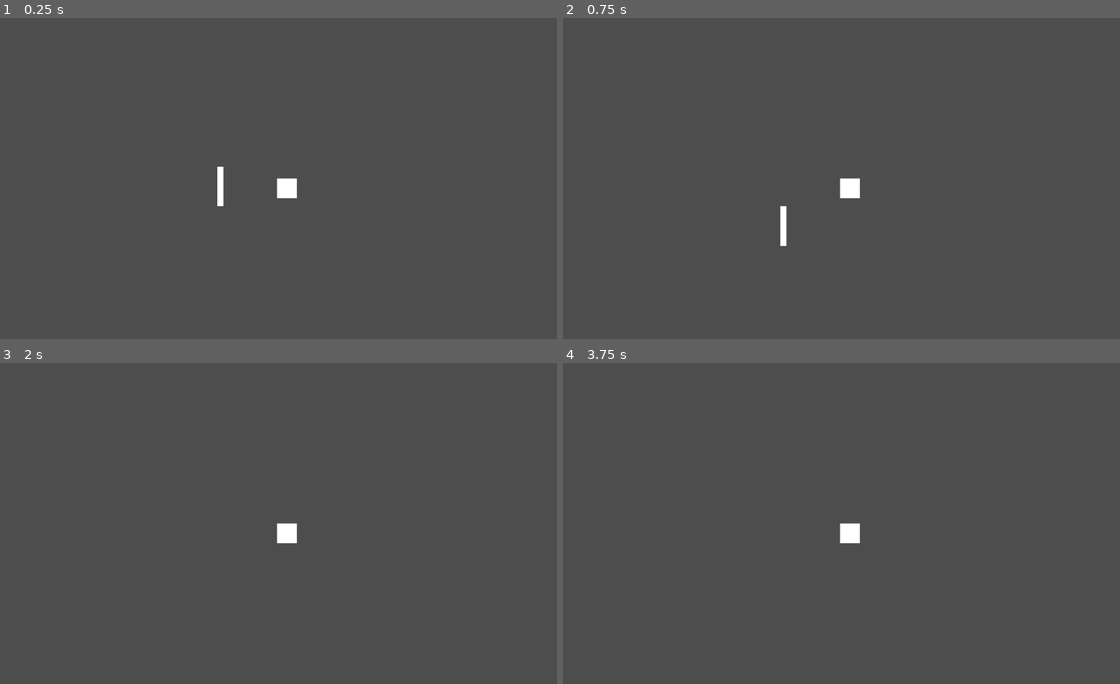
Above: before the commit, frames 1-4 (two rows, left to right).
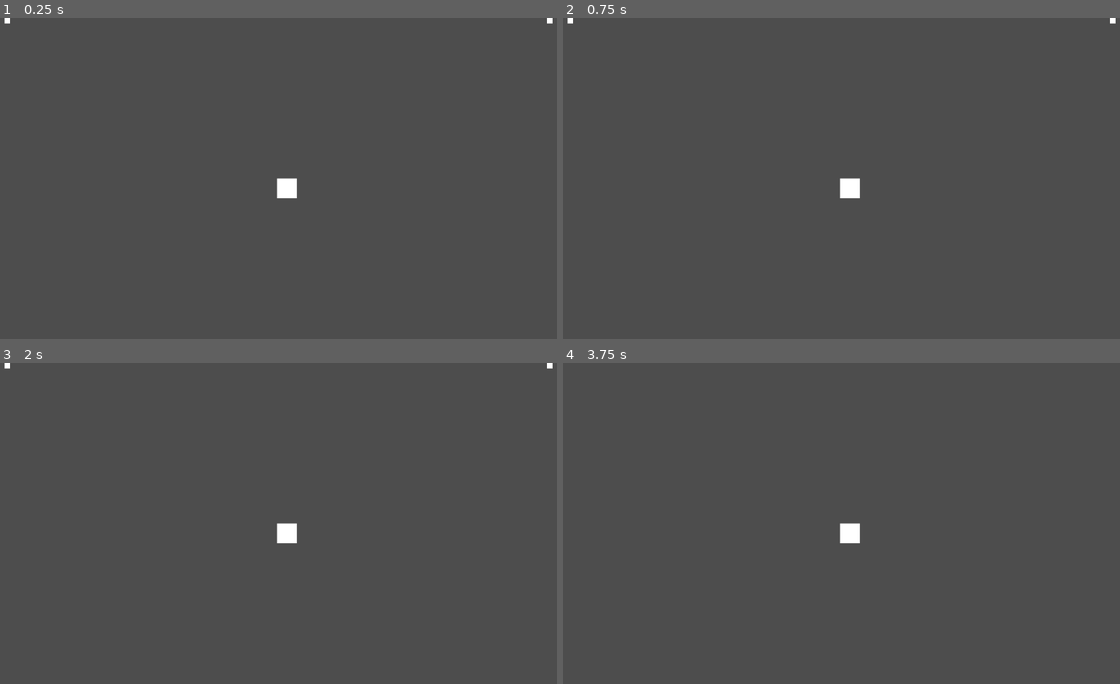
Above: after the commit, the same moments.

Repository: n4than0193-star/terra-pong-devlog
Game: Godot game, scene res://main.tscn
Two runs of this game, one before a commit and one after it. Both use one fixed random seed, a clock stepped at 60 frames per second and the inputs below.
Inputs (mouse positions are in pixels of both pictures, inside the frame that each line leads up to):
- Up to frame 1 (0.25 s): no input
- Up to frame 2 (0.75 s): tap Enter at 0.5 s; move the mouse to (964, 162) at 0.52 s; hold Right from 0.53 s (still down); hold Down (Down2, bound only after the commit) from 0.53 s (still down); click (964, 162) at 0.67 s
- Up to frame 3 (2 s): tap Up (Up2, bound only after the commit) at 0.8, 1.35 s; move the mouse to (161, 539) at 1.27 s; release Right at 1.28 s; release Down (Down2, bound only after the commit) at 1.28 s; hold S (Down) from 1.28 s (still down); tap Down (Down2, bound only after the commit) at 1.55 s
- Up to frame 4 (3.75 s): tap Space at 2, 3.5 s; move the mouse to (897, 452) at 2.02 s; release S (Down) at 2.03 s; hold Right 2.03-2.78 s; hold Down (Down2, bound only after the commit) 2.03-2.78 s; tap Up (Up2, bound only after the commit) at 2.3, 2.85 s; tap Enter at 2.75 s; move the mouse to (813, 587) at 2.77 s; hold W (Up) 2.78-3.53 s; click (813, 587) at 2.92 s; tap Down (Down2, bound only after the commit) at 3.05 s; move the mouse to (1014, 571) at 3.52 s; hold Left from 3.53 s (still down); hold Up (Up2, bound only after the commit) from 3.53 s (still down); tap Alt at 3.6 s

The runs differ from the first frame. In frame 1, 0.2% of the frame differs, in the area x 0-100%, y 0-59%; in frame 2, 0.2%, in the area x 0-100%, y 0-72%; in frame 3, less than 0.1%; in frame 4, nothing differs.

Commit message:
2 Paddles!
Got both paddles working (kinda). NOW, onto the ball!

Diff:
--- a/main.tscn
+++ b/main.tscn
@@ -1,16 +1,40 @@
-[gd_scene load_steps=2 format=3 uid="uid://dp44qlr35vtu"]
+[gd_scene load_steps=4 format=3 uid="uid://dp44qlr35vtu"]
 
-[ext_resource type="PackedScene" uid="uid://dfxs3r7kr8bvh" path="res://ponger.tscn" id="1_ig7tw"]
+[ext_resource type="PackedScene" uid="uid://dfxs3r7kr8bvh" path="res://ponger_1.tscn" id="1_ig7tw"]
+[ext_resource type="PackedScene" uid="uid://rl2g4jdn0pm0" path="res://ponger_2.tscn" id="2_0xm2m"]
+
+[sub_resource type="WorldBoundaryShape2D" id="WorldBoundaryShape2D_0xm2m"]
 
 [node name="Main" type="Node2D"]
 
-[node name="Ponger" parent="." instance=ExtResource("1_ig7tw")]
-position = Vector2(1, -5)
+[node name="Boundaries" type="Node2D" parent="."]
+position = Vector2(529, 290)
+
+[node name="Bottom_Boundary" type="StaticBody2D" parent="Boundaries"]
+collision_layer = 4
+collision_mask = 3
+
+[node name="CollisionShape2D" type="CollisionShape2D" parent="Boundaries/Bottom_Boundary"]
+shape = SubResource("WorldBoundaryShape2D_0xm2m")
+
+[node name="Upper_Boundary2" type="StaticBody2D" parent="Boundaries"]
+position = Vector2(0, -622)
+collision_layer = 4
+collision_mask = 3
+
+[node name="CollisionShape2D" type="CollisionShape2D" parent="Boundaries/Upper_Boundary2"]
+shape = SubResource("WorldBoundaryShape2D_0xm2m")
+
+[node name="Ponger1" parent="." instance=ExtResource("1_ig7tw")]
+position = Vector2(3, -7)
 
 [node name="ColorRect" type="ColorRect" parent="."]
-offset_left = 115.0
-offset_top = -22.0
-offset_right = 155.0
-offset_bottom = 18.0
+offset_left = 545.0
+offset_top = -21.0
+offset_right = 585.0
+offset_bottom = 19.0
 
 [node name="Camera2D" type="Camera2D" parent="ColorRect"]
+
+[node name="Ponger_2" parent="." instance=ExtResource("2_0xm2m")]
+position = Vector2(1094, -17)
--- a/ponger.gd
+++ b/ponger_1.gd
@@ -7,10 +7,8 @@
 
 	if Input.is_action_pressed("Up"):
 		velocity.y = -speed
-		print("GOINGUP")
 
 	if Input.is_action_pressed("Down"):
 		velocity.y = speed
-		print("GOINGDOWNW")
 
 	move_and_slide()
--- a/ponger.tscn
+++ b/ponger_1.tscn
@@ -1,21 +1,24 @@
 [gd_scene load_steps=3 format=3 uid="uid://dfxs3r7kr8bvh"]
 
-[ext_resource type="Script" uid="uid://dkfvvr1auvyic" path="res://ponger.gd" id="1_sufm3"]
+[ext_resource type="Script" uid="uid://dkfvvr1auvyic" path="res://ponger_1.gd" id="1_sufm3"]
 
 [sub_resource type="CapsuleShape2D" id="CapsuleShape2D_18knt"]
 radius = 7.0
-height = 88.0
+height = 176.0
 
-[node name="Ponger" type="Node2D"]
+[node name="Ponger_1" type="Node2D"]
 
 [node name="CharacterBody2D" type="CharacterBody2D" parent="."]
+collision_mask = 6
 script = ExtResource("1_sufm3")
 
 [node name="CollisionShape2D" type="CollisionShape2D" parent="CharacterBody2D"]
+position = Vector2(0, 3)
 shape = SubResource("CapsuleShape2D_18knt")
 
 [node name="ColorRect" type="ColorRect" parent="CharacterBody2D"]
 offset_left = -6.0
-offset_top = -41.0
-offset_right = 6.0
-offset_bottom = 39.0
+offset_top = -83.0
+offset_right = 5.0
+offset_bottom = 89.0
+metadata/_edit_use_anchors_ = true
--- /dev/null
+++ b/ponger_2.gd
@@ -0,0 +1,14 @@
+extends CharacterBody2D
+
+@export var speed: float = 400
+
+func _physics_process(delta: float) -> void:
+	velocity = Vector2.ZERO
+
+	if Input.is_action_pressed("Up2"):
+		velocity.y = -speed
+
+	if Input.is_action_pressed("Down2"):
+		velocity.y = speed
+
+	move_and_slide()
--- /dev/null
+++ b/ponger_2.tscn
@@ -0,0 +1,24 @@
+[gd_scene load_steps=3 format=3 uid="uid://rl2g4jdn0pm0"]
+
+[ext_resource type="Script" uid="uid://cmlsur4uc6xmi" path="res://ponger_2.gd" id="1_kvcjv"]
+
+[sub_resource type="CapsuleShape2D" id="CapsuleShape2D_18knt"]
+radius = 7.0
+height = 176.0
+
+[node name="Ponger_2" type="Node2D"]
+
+[node name="CharacterBody2D" type="CharacterBody2D" parent="."]
+collision_mask = 6
+script = ExtResource("1_kvcjv")
+
+[node name="CollisionShape2D" type="CollisionShape2D" parent="CharacterBody2D"]
+position = Vector2(0, 3)
+shape = SubResource("CapsuleShape2D_18knt")
+
+[node name="ColorRect" type="ColorRect" parent="CharacterBody2D"]
+offset_left = -6.0
+offset_top = -83.0
+offset_right = 5.0
+offset_bottom = 89.0
+metadata/_edit_use_anchors_ = true
--- a/project.godot
+++ b/project.godot
@@ -24,15 +24,29 @@
 Down={
 "deadzone": 0.2,
 "events": [Object(InputEventKey,"resource_local_to_scene":false,"resource_name":"","device":-1,"window_id":0,"alt_press …(192 unchanged characters)…
-, Object(InputEventKey,"resource_local_to_scene":false,"resource_name":"","device":-1,"window_id":0,"alt_pressed":false,"shift_pressed":false,"ctrl_pressed":false,"meta_pressed":false,"pressed":false,"keycode":0,"physical_keycode":4194322,"key_label":0,"unicode":0,"location":0,"echo":false,"script":null)
 ]
 }
 Up={
 "deadzone": 0.2,
 "events": [Object(InputEventKey,"resource_local_to_scene":false,"resource_name":"","device":-1,"window_id":0,"alt_press …(192 unchanged characters)…
-, Object(InputEventKey,"resource_local_to_scene":false,"resource_name":"","device":-1,"window_id":0,"alt_pressed":false,"shift_pressed":false,"ctrl_pressed":false,"meta_pressed":false,"pressed":false,"keycode":0,"physical_keycode":4194320,"key_label":0,"unicode":0,"location":0,"echo":false,"script":null)
 ]
 }
+Up2={
+"deadzone": 0.2,
+"events": [Object(InputEventKey,"resource_local_to_scene":false,"resource_name":"","device":-1,"window_id":0,"alt_pressed":false,"shift_pressed":false,"ctrl_pressed":false,"meta_pressed":false,"pressed":false,"keycode":0,"physical_keycode":4194320,"key_label":0,"unicode":0,"location":0,"echo":false,"script":null)
+]
+}
+Down2={
+"deadzone": 0.2,
+"events": [Object(InputEventKey,"resource_local_to_scene":false,"resource_name":"","device":-1,"window_id":0,"alt_pressed":false,"shift_pressed":false,"ctrl_pressed":false,"meta_pressed":false,"pressed":false,"keycode":0,"physical_keycode":4194322,"key_label":0,"unicode":0,"location":0,"echo":false,"script":null)
+]
+}
+
+[layer_names]
+
+2d_physics/layer_1="paddle"
+2d_physics/layer_2="ball"
+2d_physics/layer_3="walls"
 
 [rendering]
 
Renamed: ponger.gd.uid -> ponger_1.gd.uid
Not shown, added: ponger_2.gd.uid
Not shown, changed: addons/godot_super-wakatime/README.md
